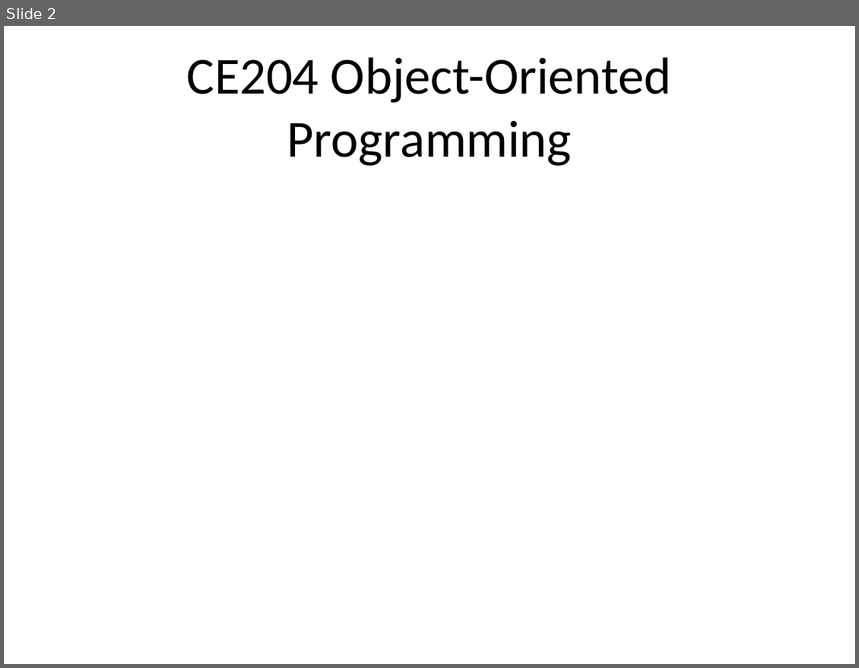
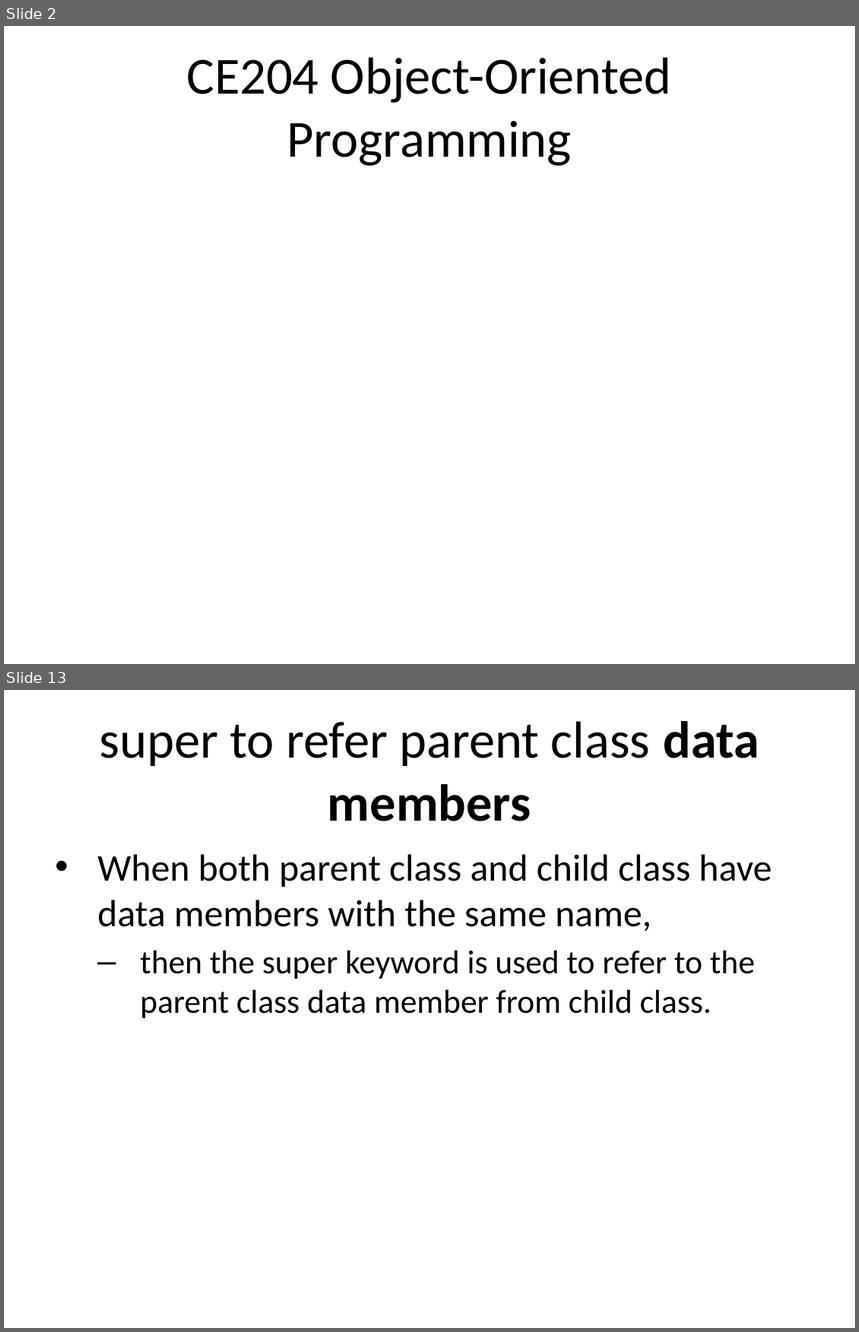
Before and after one commit to ucoruh/ce204-object-oriented-programming, a slide deck: docs/week-2/ce204-week-2.md_word.pptx. Shown one above the other, each under a label of ours: slide 2 before the commit, slides 2 and 13 after it; the slides between them are not shown. The pictures are 859x668 and 859x1332 pixels, drawn with LibreOffice and Linux fonts; fonts in the diff are those of the drawing. Boxes give left, top, right and bottom in pixels: in the first picture for what was removed or moved away, otherwise in the second. Text is boxed around its words. In the diff, an @@ line names an element or a change of style, - is before the commit and + after.

```diff
--- a/docs/week-2/ce204-week-2.md_word.pptx
+++ b/docs/week-2/ce204-week-2.md_word.pptx
@@ slide 13 added at bbox=[4, 690, 855, 1328], background #FFFFFF @@
@@ title added at bbox=[100, 721, 759, 821], 44 pt, text #000000 @@
+super to refer parent class data members
@@ text added at bbox=[97, 854, 772, 1018], 28 pt, text #000000 @@
+• When both parent class and child class have data members with the same name,
+  – then the super keyword is used to refer to the parent class data member from child class.
```
Also in this commit, not shown: 2 slides changed, 81 other slides added, 3 slides removed, 18 other files.
